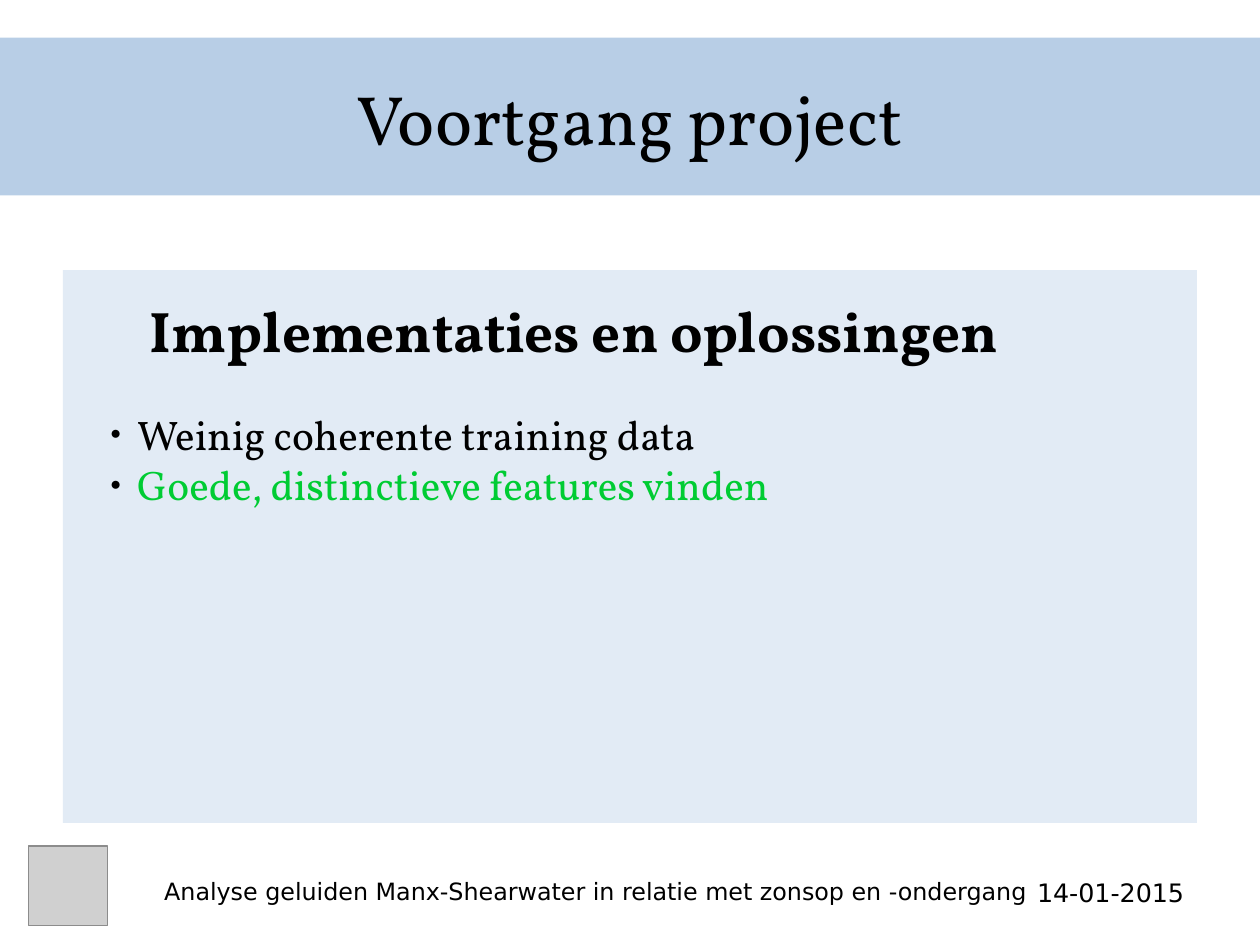
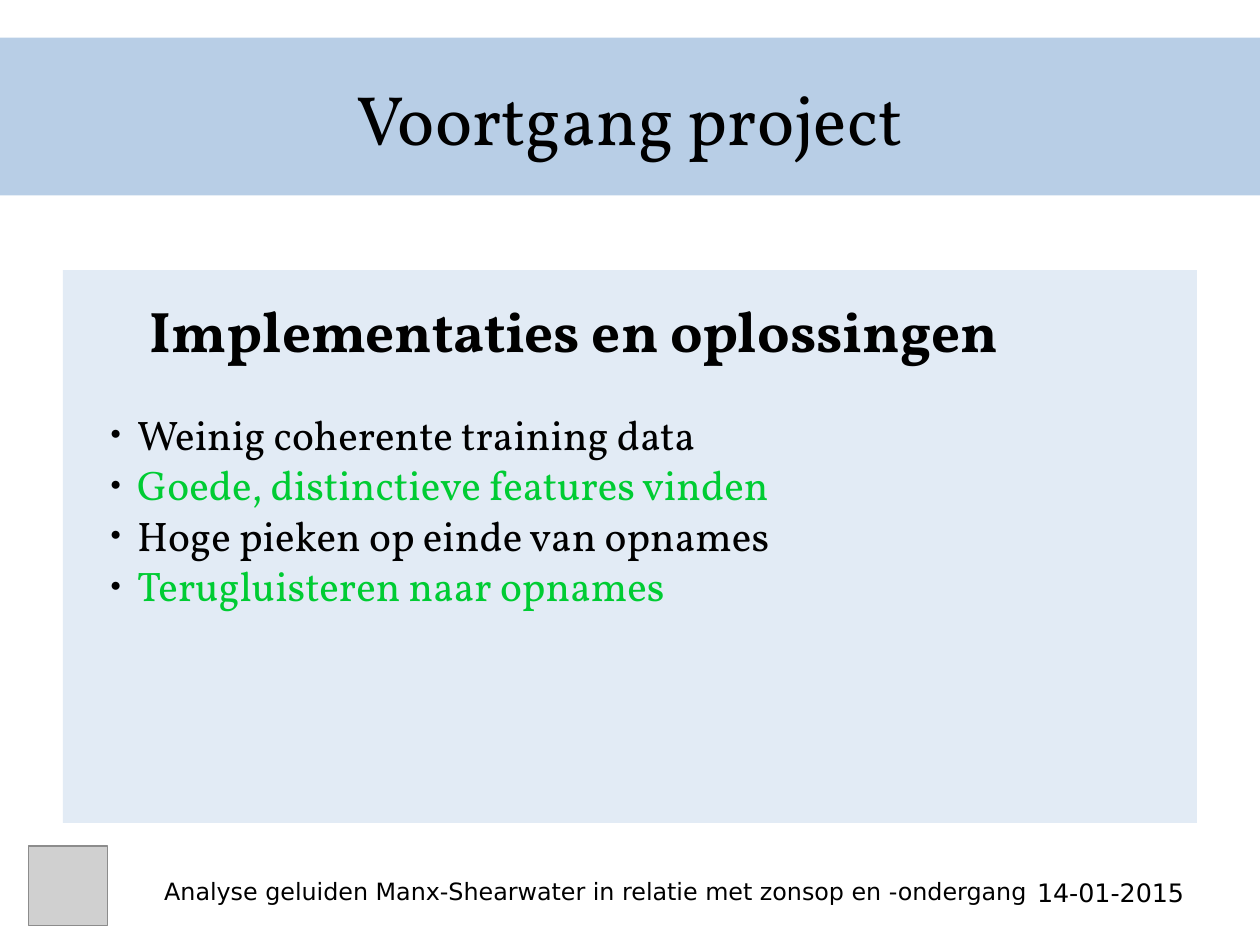
Before and after one commit to MR-KO/Leb-Project, a slide deck: slide 4 of Presentatie_voortgang 2.odp (slide 5 before the commit). Drawn at 1260x945 pixels with LibreOffice and Linux fonts; fonts in the diff are those of the drawing; grey boxes stand for pictures. Boxes give left, top, right and bottom in pixels: in the first picture for what was removed or moved away, otherwise in the second. Text is boxed around its words. In the diff, an @@ line names an element or a change of style, - is before the commit and + after.

```diff
--- a/Presentatie_voortgang 2.odp
+++ b/Presentatie_voortgang 2.odp
@@ text at <box>137,521,770,612</box>: paragraphs added @@
+● Hoge pieken op einde van opnames
+● Terugluisteren naar opnames
```
Also in this commit, not shown: 4 other slides changed, 1 slide added, 1 slide removed.
